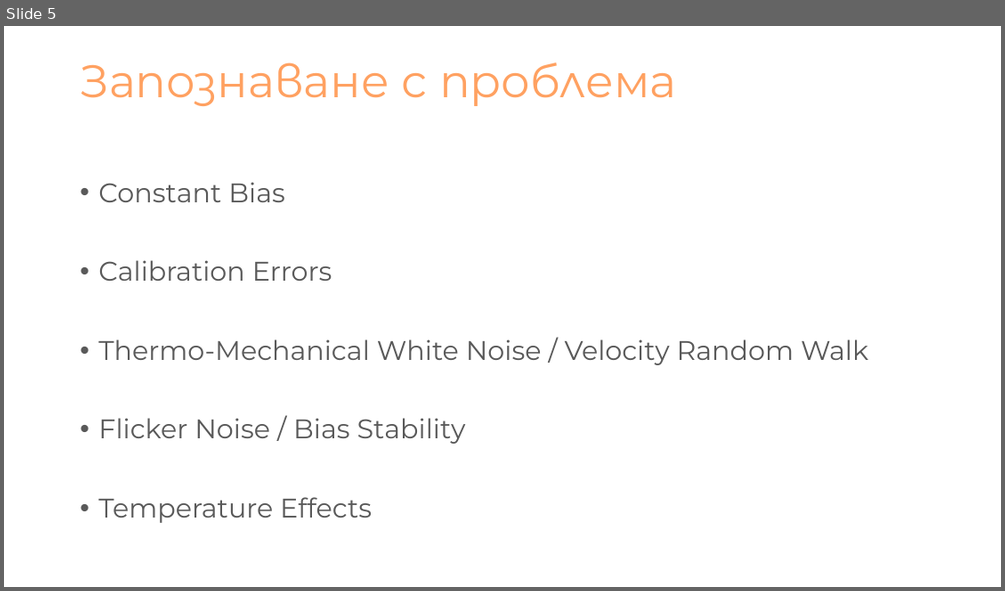
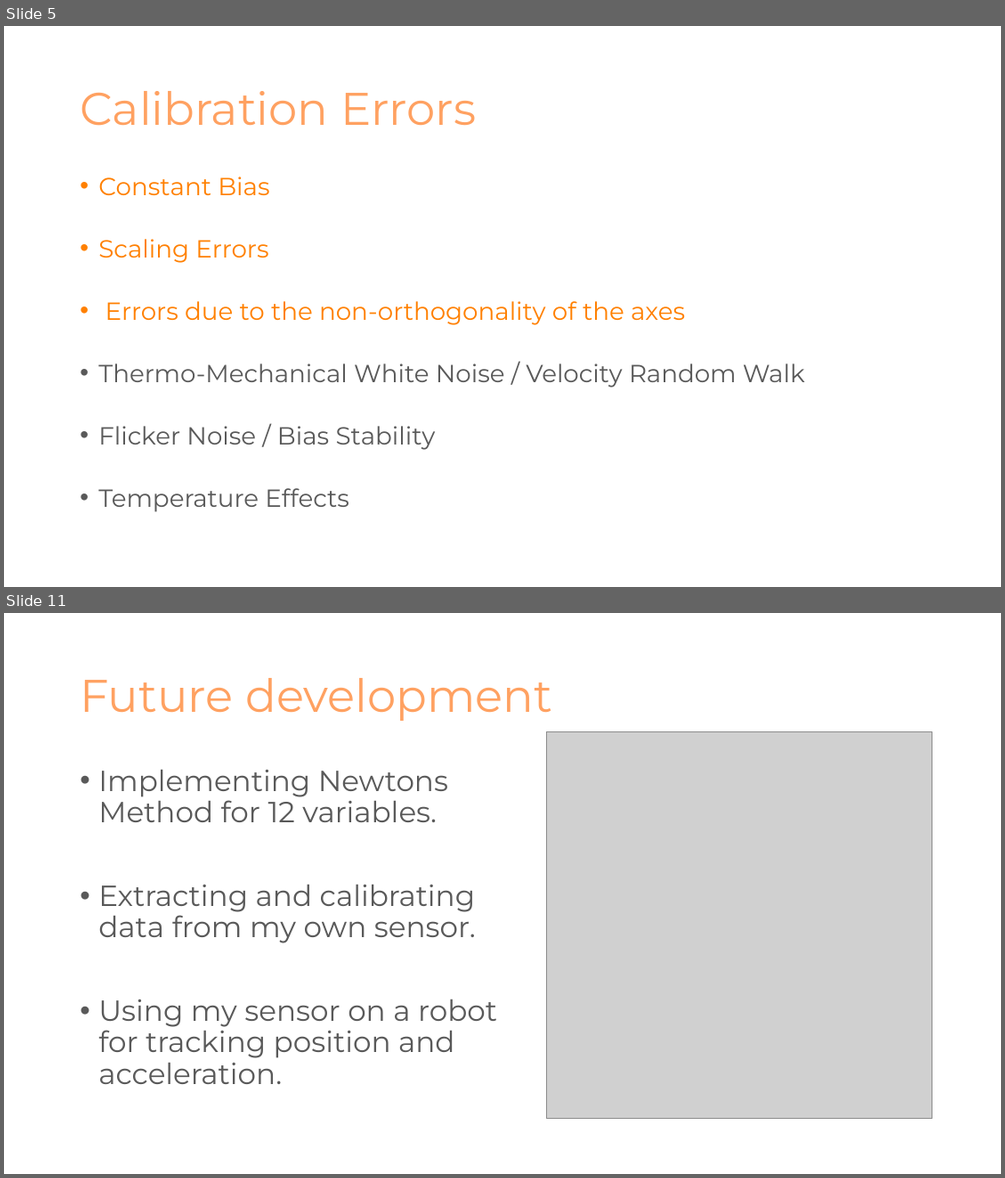
Before and after one commit to NikolaTotev/AMMRP-Course-Project, a slide deck: Presentation Materials/Калибриране на MEMS Акселерометри.pptx. Shown one above the other, each under a label of ours: slide 5 before the commit, slides 5 and 11 after it; the slides between them are not shown. The pictures are 1005x591 and 1005x1178 pixels, drawn with LibreOffice and Linux fonts; fonts in the diff are those of the drawing; grey boxes stand for pictures. Boxes give left, top, right and bottom in pixels: in the first picture for what was removed or moved away, otherwise in the second. Text is boxed around its words. In the diff, an @@ line names an element or a change of style, - is before the commit and + after.

```diff
--- a/Presentation Materials/Калибриране на MEMS Акселерометри.pptx
+++ b/Presentation Materials/Калибриране на MEMS Акселерометри.pptx
@@ slide 11 added at (4,613,1001,1174), background #FFFFFF @@
@@ title added at (80,678,552,721), 44 pt, text #FFA161 @@
+Future development
@@ picture added at (546,732,933,1119) @@
@@ text added at (98,770,497,1084), 28 pt, text #595959 @@
+• Implementing Newtons Method for 12 variables.
+• Extracting and calibrating data from my own sensor.
+• Using my sensor on a robot for tracking position and acceleration.
@@ slide 5 changed as well @@
@@ title at (80,91,476,126): text changed @@
-Запознаване с проблема
+Calibration Errors
@@ text at (98,176,805,512): size 25.9 to 23.8 pt in "Constant Bias", "Thermo-Mechanical White Noise / Velocity Random Walk", "Flicker Noise / Bias Stability", "Temperature Effects"; text colour #595959 to #FF8000 in "Constant Bias"; line spacing 0.9 to 0.7 @@
@@ text at (98,239,685,325): text changed; size 25.9 to 23.8 pt; text colour #595959 to #FF8000 @@
-• Calibration Errors
+• Scaling Errors
+• Errors due to the non-orthogonality of the axes
```
Also in this commit, not shown: 1 other slide changed, 9 other slides added, 8 slides removed, 28 other files.
